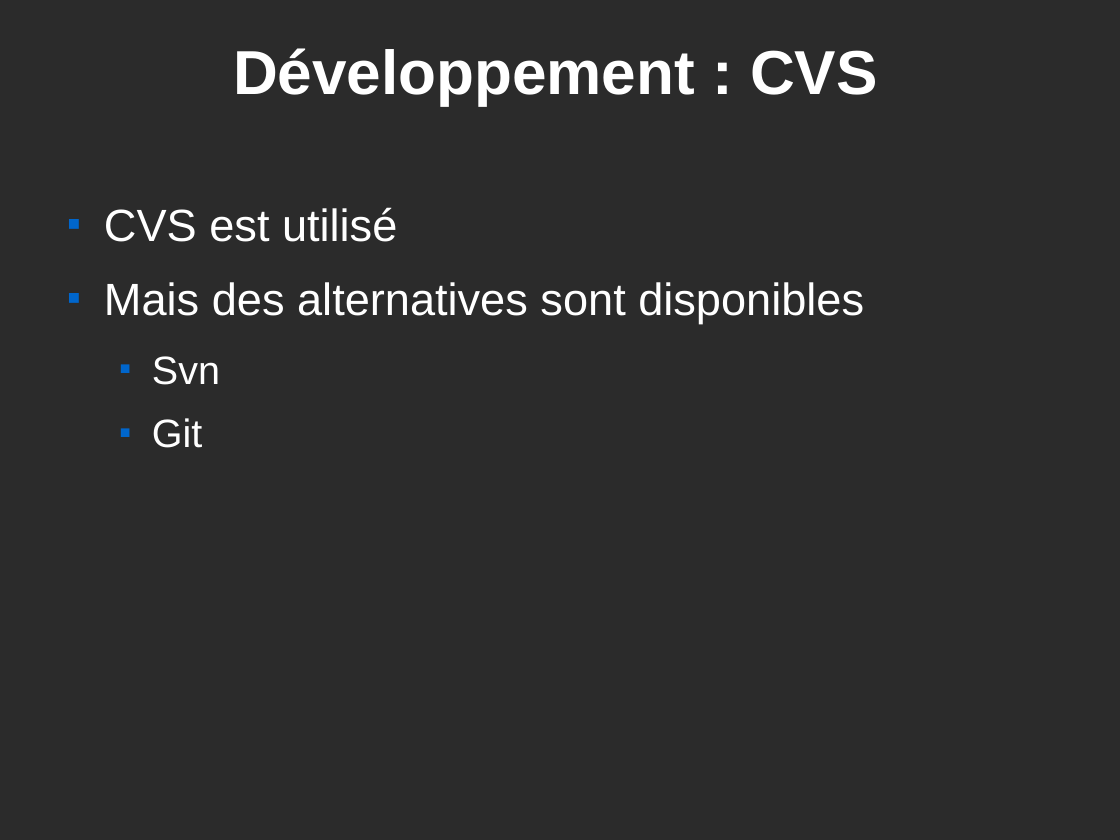
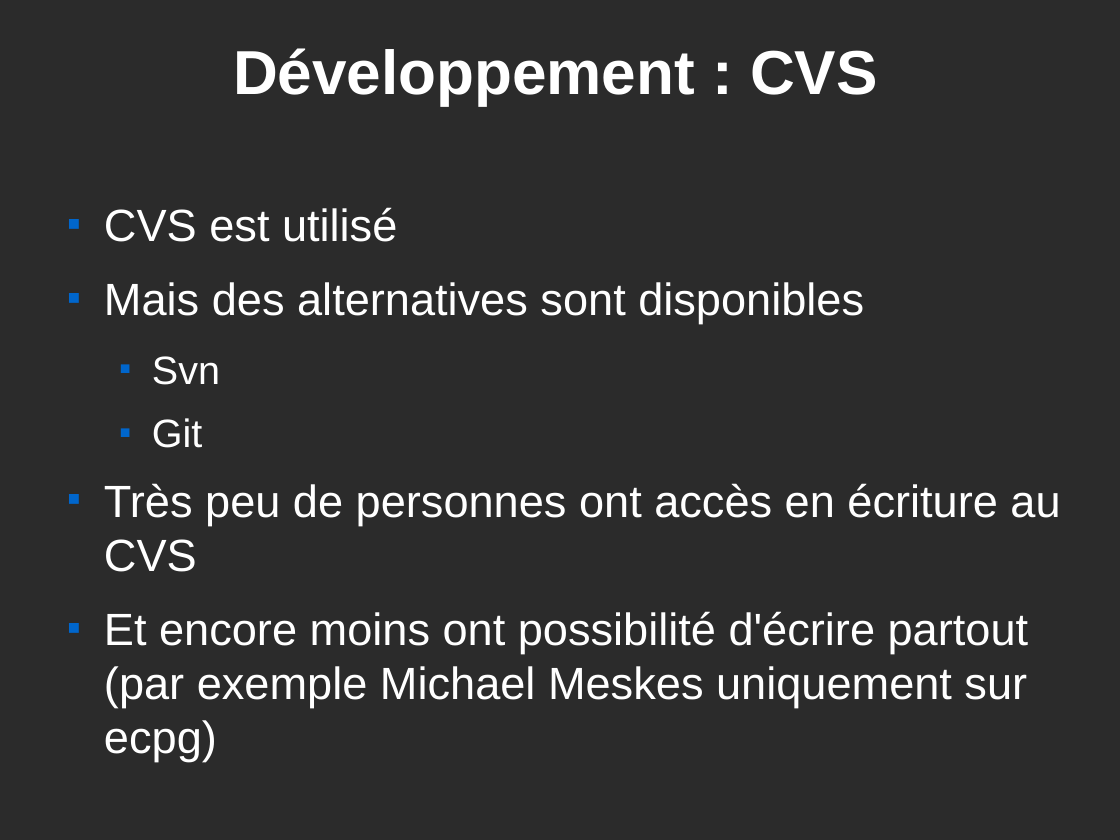
Before and after one commit to postgresqlfr/pgfr_materials, a slide deck: slide 34 of advocacy/trunk/confs/presentationPG.odp. Drawn at 1120x840 pixels with LibreOffice and Linux fonts; fonts in the diff are those of the drawing; background and template pictures are left out; a plain dark background stands for a picture behind light text. Boxes give left, top, right and bottom in pixels: in the first picture for what was removed or moved away, otherwise in the second. Text is boxed around its words. In the diff, an @@ line names an element or a change of style, - is before the commit and + after.

```diff
--- a/advocacy/trunk/confs/presentationPG.odp
+++ b/advocacy/trunk/confs/presentationPG.odp
@@ text at bbox=[104, 483, 1060, 762]: paragraphs added @@
+■ Très peu de personnes ont accès en écriture au CVS
+■ Et encore moins ont possibilité d'écrire partout (par exemple Michael Meskes uniquement sur ecpg)
```
Also in this commit, not shown: 4 other slides changed.
